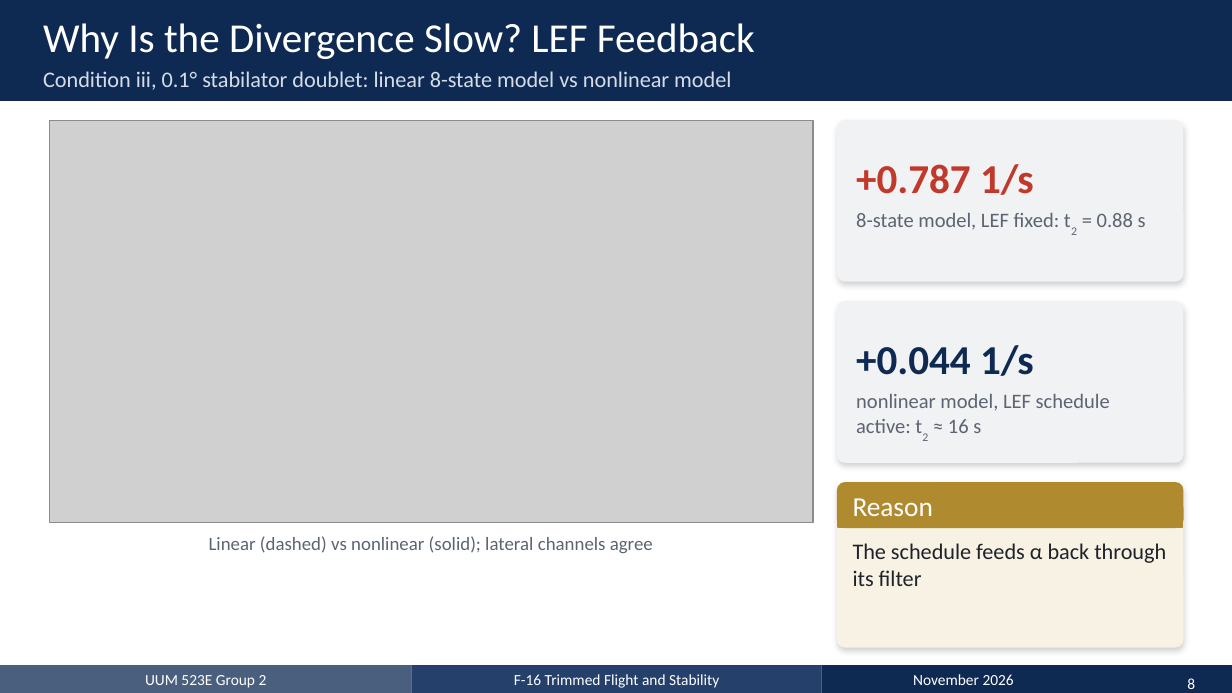
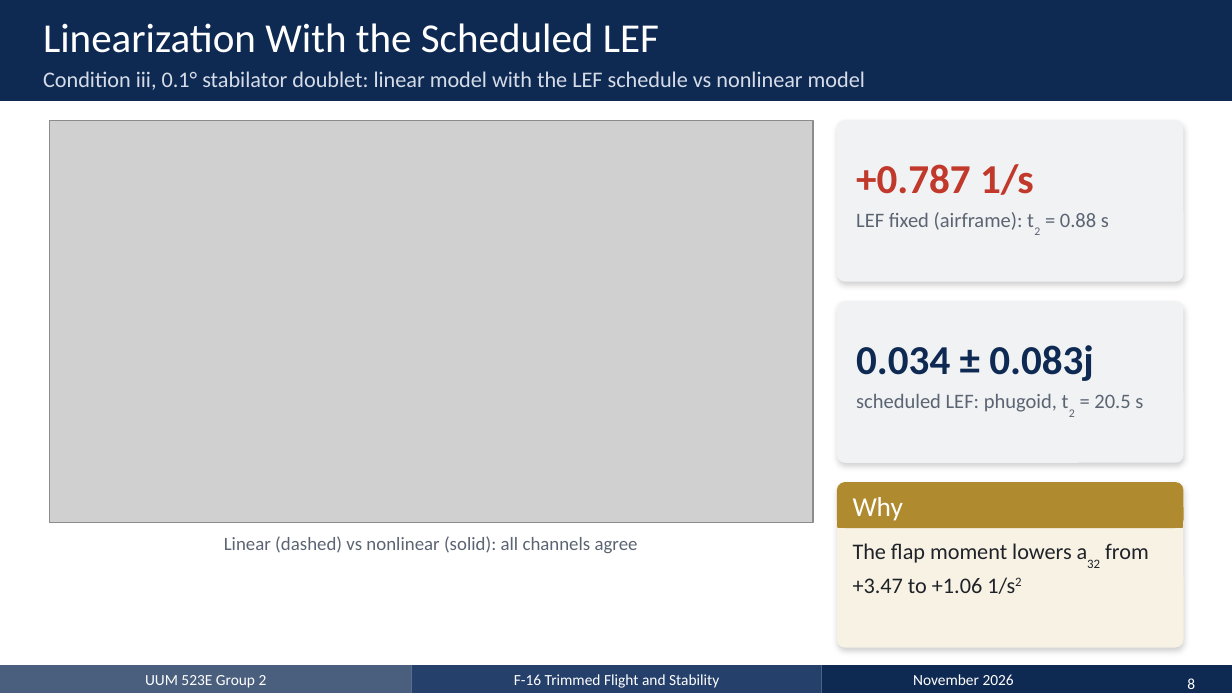
Before and after one commit to emircansurucu/UUM523E-F16-Flight-Dynamics, a slide deck: slide 8 of presentation/MT_Group2_Presentation_EN.pptx. Drawn at 1232x693 pixels with LibreOffice and Linux fonts; fonts in the diff are those of the drawing; grey boxes stand for pictures. Boxes give left, top, right and bottom in pixels: in the first picture for what was removed or moved away, otherwise in the second. Text is boxed around its words. In the diff, an @@ line names an element or a change of style, - is before the commit and + after.

```diff
--- a/presentation/MT_Group2_Presentation_EN.pptx
+++ b/presentation/MT_Group2_Presentation_EN.pptx
@@ title at box(43, 23, 659, 53): text changed @@
-Why Is the Divergence Slow? LEF Feedback
+Linearization With the Scheduled LEF
@@ text at box(43, 71, 865, 90): text changed @@
-Condition iii, 0.1° stabilator doublet: linear 8-state model vs nonlinear model
+Condition iii, 0.1° stabilator doublet: linear model with the LEF schedule vs nonlinear model
@@ text at box(856, 212, 1109, 230): text changed @@
-8-state model, LEF fixed: t2 = 0.88 s
+LEF fixed (airframe): t2 = 0.88 s
@@ text at box(856, 345, 1094, 381): text changed @@
-+0.044 1/s
+0.034 ± 0.083j
@@ text at box(856, 394, 1143, 412): text changed @@
-nonlinear model, LEF schedule active: t2 ≈ 16 s
+scheduled LEF: phugoid, t2 = 20.5 s
@@ text at box(853, 497, 903, 521): text changed @@
-Reason
+Why
@@ text at box(224, 536, 638, 553): text changed @@
-Linear (dashed) vs nonlinear (solid); lateral channels agree
+Linear (dashed) vs nonlinear (solid): all channels agree
@@ text at box(853, 543, 1149, 594): text changed @@
-The schedule feeds α back through its filter
+The flap moment lowers a32 from +3.47 to +1.06 1/s2
```
Also in this commit, not shown: 9 other slides changed, 56 other files.
